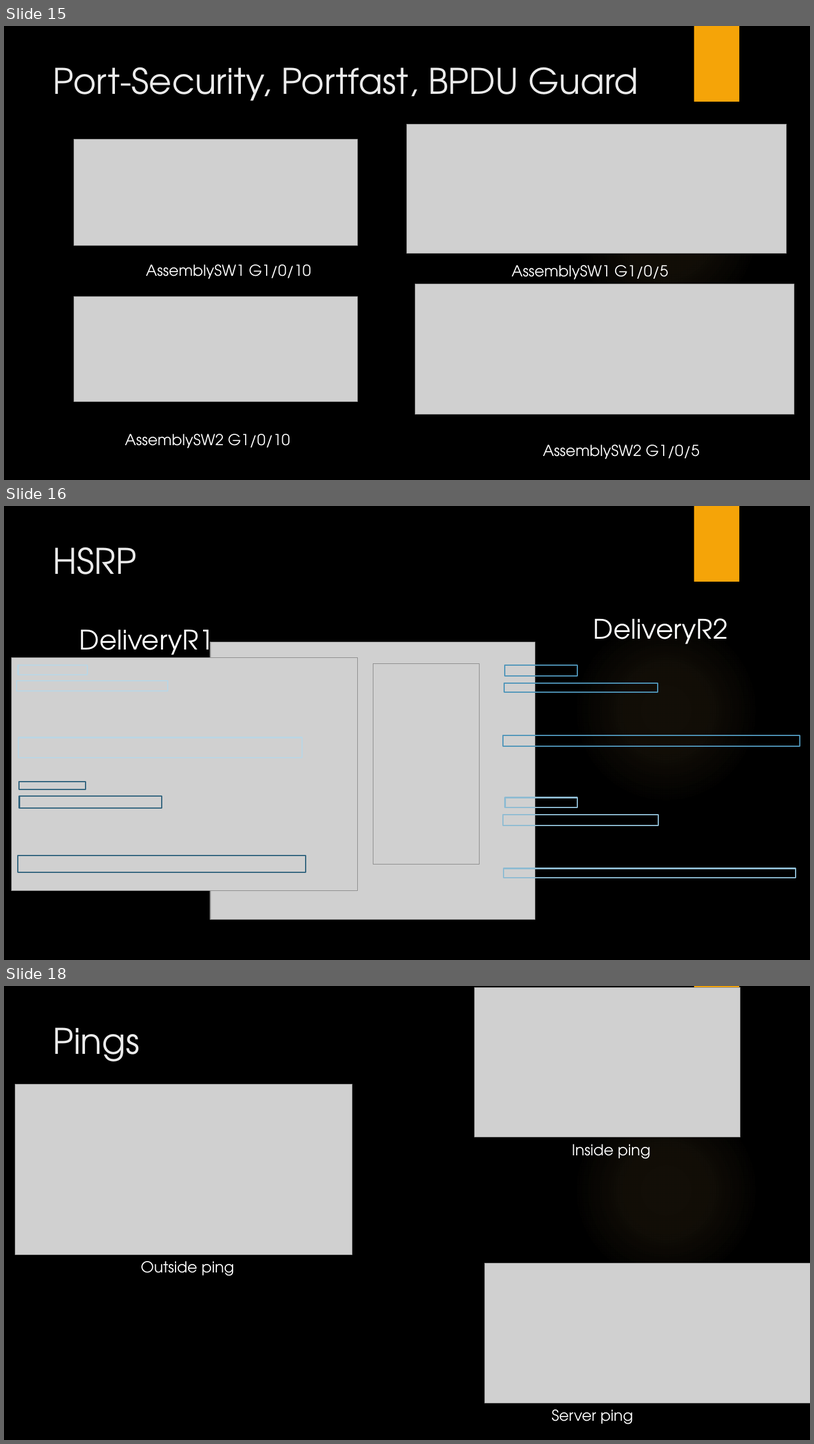
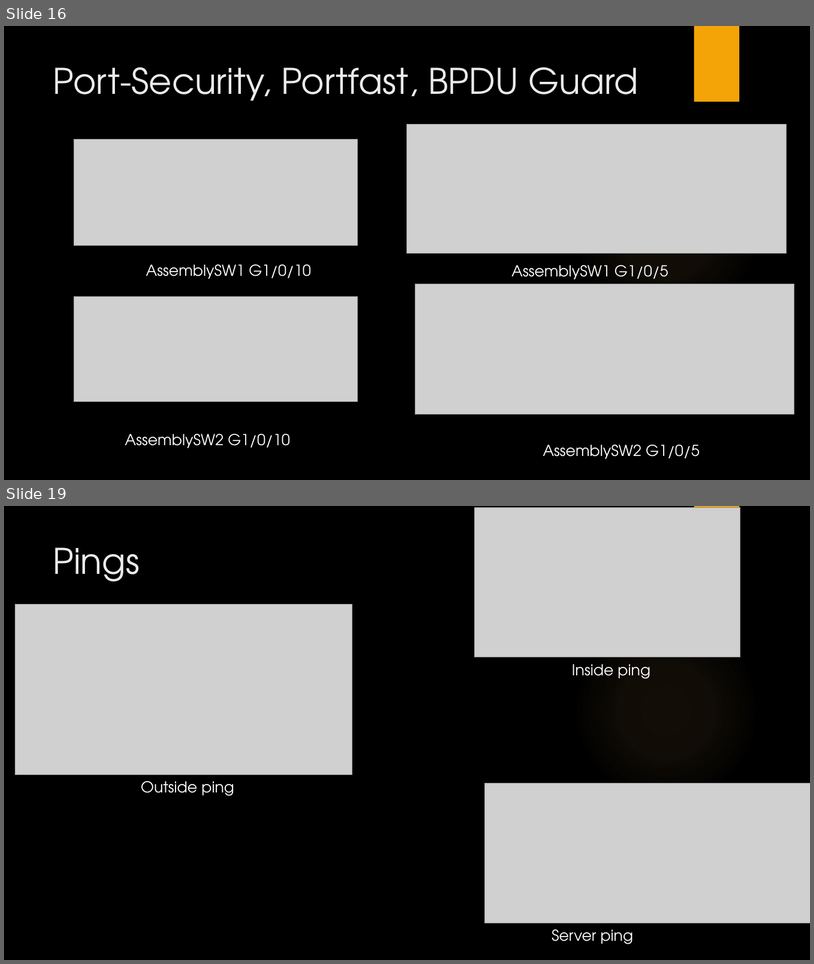
Before and after one commit to LajkaK2006/BorsodNet, a slide deck: BorsodNet.pptx. Shown one above the other, each under a label of ours: slides 15, 16 and 18 before the commit, slides 16 and 19 after it; the slides between them are not shown. The pictures are 814x1444 and 814x964 pixels, drawn with LibreOffice and Linux fonts; fonts in the diff are those of the drawing; grey boxes stand for pictures; background and template pictures are left out. Boxes give left, top, right and bottom in pixels: in the first picture for what was removed or moved away, otherwise in the second. Text is boxed around its words. In the diff, an @@ line names an element or a change of style, - is before the commit and + after.

```diff
--- a/BorsodNet.pptx
+++ b/BorsodNet.pptx
@@ slide 16 removed at box(4, 506, 810, 960), background picture (left out); not listed: 2 template elements that a slide beside it also shows @@
@@ title removed at box(53, 547, 137, 574) @@
-HSRP
@@ text removed at box(80, 630, 214, 662) @@
-DeliveryR1
@@ text removed at box(594, 618, 728, 644) @@
-DeliveryR2
@@ picture removed at box(210, 642, 535, 919) @@
@@ picture removed at box(11, 657, 358, 890) @@
@@ rectangle removed at box(18, 665, 87, 675) @@
@@ picture removed at box(374, 664, 480, 864) @@
@@ rectangle removed at box(505, 665, 578, 676) @@
@@ rectangle removed at box(17, 681, 168, 691) @@
@@ rectangle removed at box(504, 683, 658, 693) @@
@@ rectangle removed at box(18, 738, 302, 757) @@
@@ rectangle removed at box(504, 735, 801, 745) @@
@@ rectangle removed at box(19, 782, 86, 790) @@
@@ rectangle removed at box(19, 796, 162, 808) @@
@@ rectangle removed at box(506, 798, 578, 808) @@
@@ rectangle removed at box(504, 814, 659, 825) @@
@@ rectangle removed at box(18, 856, 306, 873) @@
@@ rectangle removed at box(504, 868, 797, 878) @@
@@ what was slide 15 is now slide 16 @@
@@ what was slide 18 is now slide 19 @@
```
Also in this commit, not shown: 6 slides changed, 5 slides added, 1 other slide removed.
